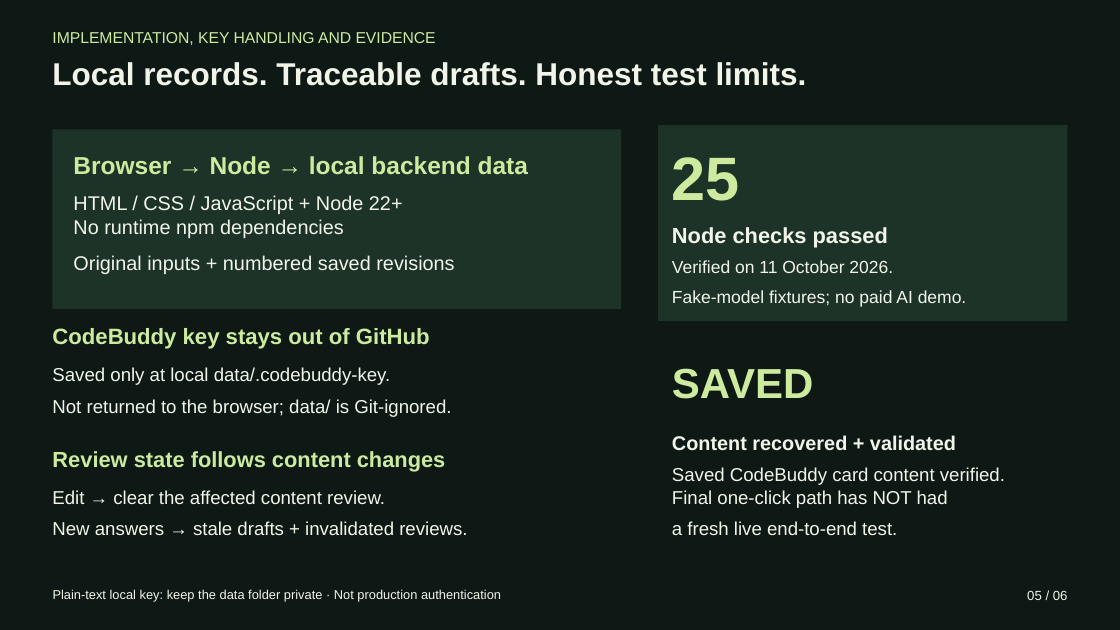
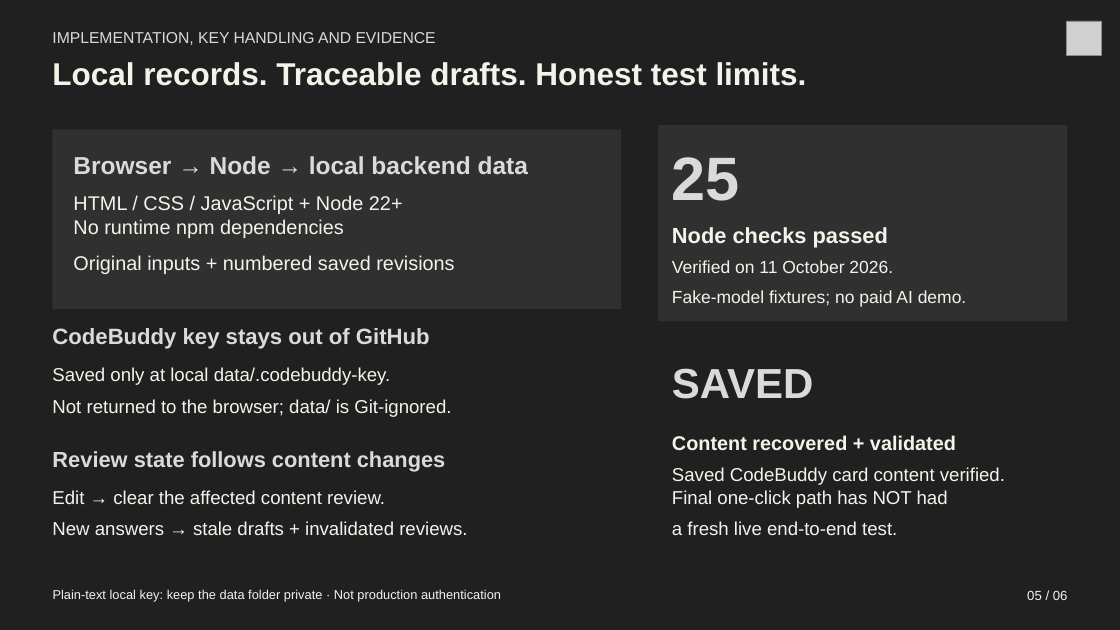
Before and after one commit to ryuhanbin/sponsorbridge-hackathon, a slide deck: slide 5 of slides/SponsorBridge-pitch.pptx. Drawn at 1120x630 pixels with LibreOffice and Linux fonts; fonts in the diff are those of the drawing; grey boxes stand for pictures. Boxes give left, top, right and bottom in pixels: in the first picture for what was removed or moved away, otherwise in the second. Text is boxed around its words. In the diff, an @@ line names an element or a change of style, - is before the commit and + after.

```diff
--- a/slides/SponsorBridge-pitch.pptx
+++ b/slides/SponsorBridge-pitch.pptx
@@ rectangle at bbox=[0, 0, 1120, 630]: fill #0E1915 to #202020 @@
@@ picture added at bbox=[1066, 21, 1102, 56] @@
@@ rectangle at bbox=[52, 129, 621, 309]: fill #1D3328 to #303030 @@
@@ rectangle at bbox=[658, 125, 1068, 321]: fill #1D3328 to #303030 @@
@@ text colour #CDEA9F to #DADADA in 6 elements at bbox=[52, 32, 436, 45], bbox=[73, 156, 528, 174], bbox=[52, 328, 430, 349], bbox=[52, 451, 446, 471], bbox=[672, 157, 740, 201], bbox=[672, 368, 813, 399] @@
```
Also in this commit, not shown: 5 other slides changed, 15 other files.
